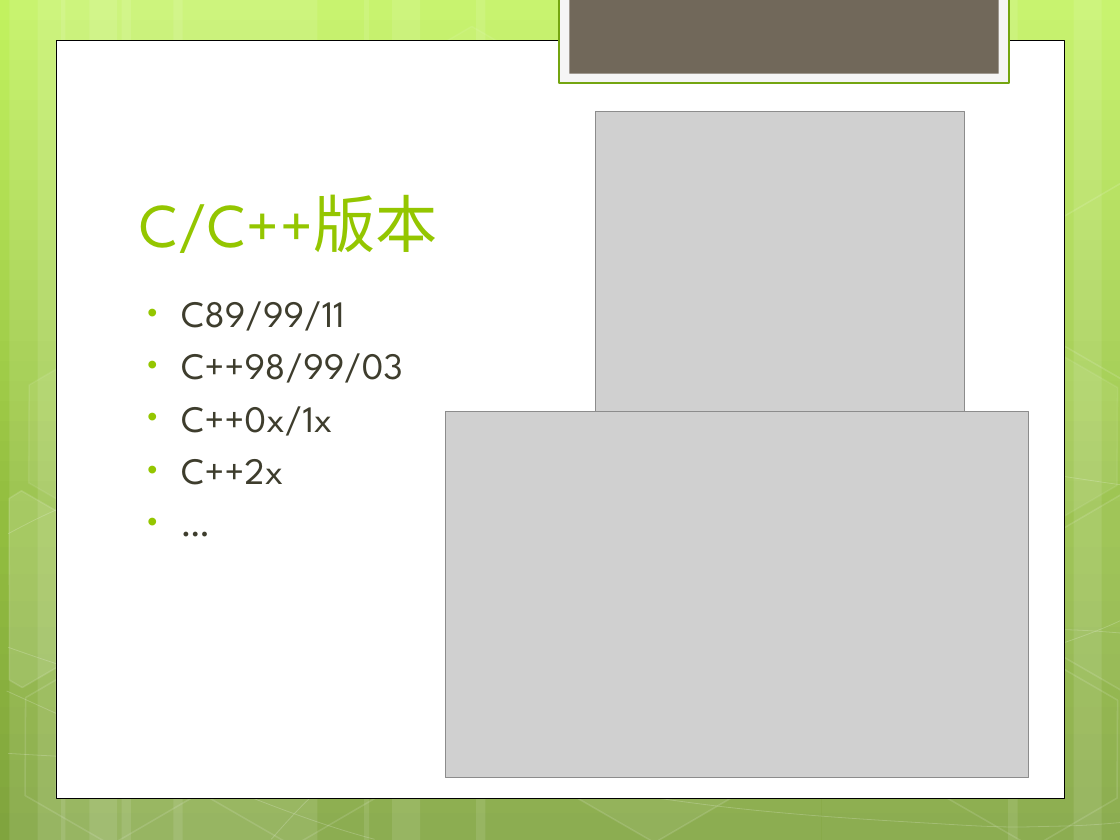
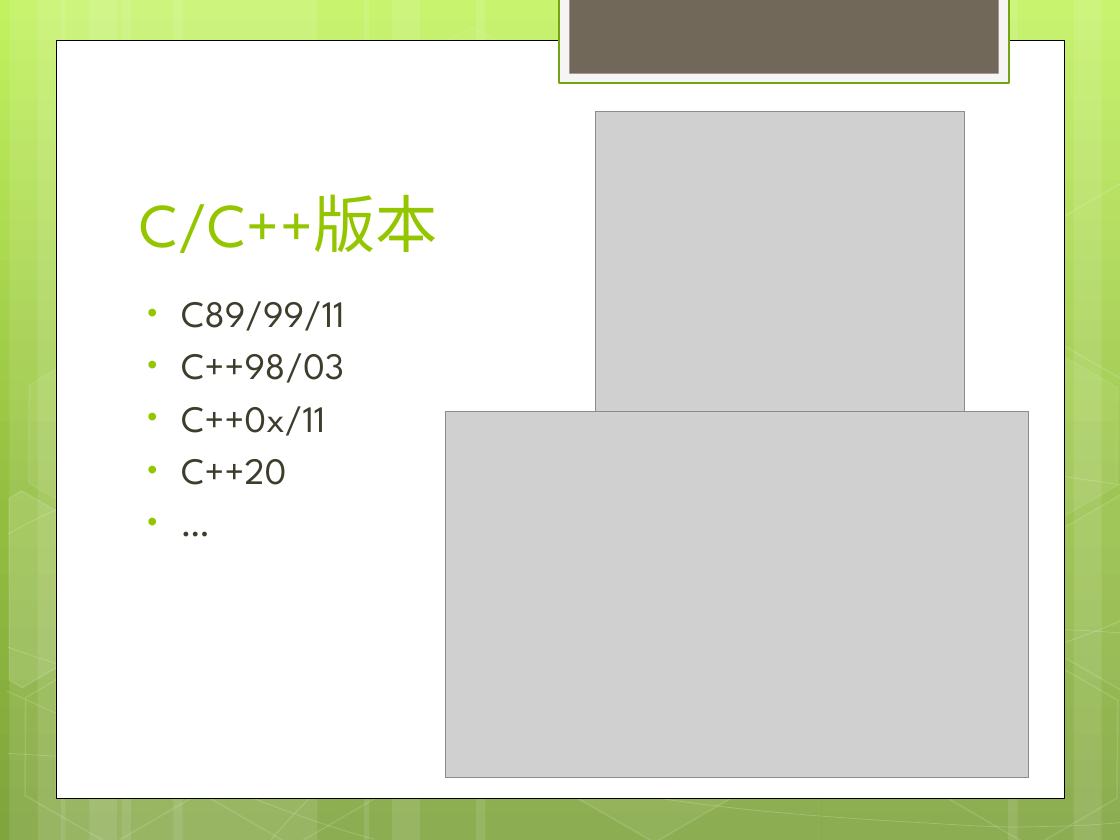
Before and after one commit to war10ck-efz/cpplearning, a slide deck: slide 2 of doc/c++11learning.pptx. Drawn at 1120x840 pixels with LibreOffice and Linux fonts; fonts in the diff are those of the drawing; grey boxes stand for pictures. Boxes give left, top, right and bottom in pixels: in the first picture for what was removed or moved away, otherwise in the second. Text is boxed around its words. In the diff, an @@ line names an element or a change of style, - is before the commit and + after.

```diff
--- a/doc/c++11learning.pptx
+++ b/doc/c++11learning.pptx
@@ text at (181,353,344,485): text changed @@
-• C++98/99/03
-• C++0x/1x
-• C++2x
+• C++98/03
+• C++0x/11
+• C++20
```
Also in this commit, not shown: 8 other slides changed, 2 slides added, 1 slide removed.
